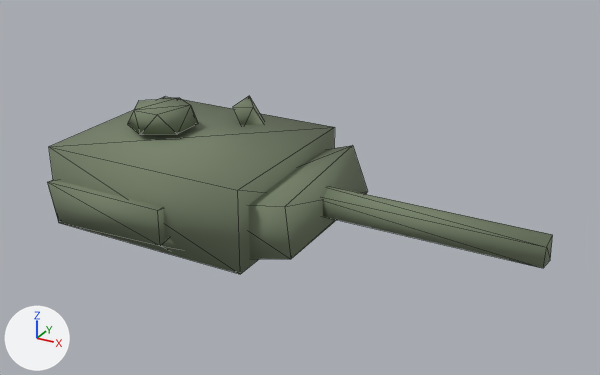
An edit to the glTF model assets/models/units/tank_turret.lod2.glb, drawn before and after from the same camera.
One viewpoint serves both versions: a 50 mm camera at (2.66, -3.88, 3.05) aimed at (0.53, -0.01, 1.12). Arrows for +X, +Y and +Z are at lower left; the lights stay in place. The picture after the commit comes second. Mesh edges are drawn as thin lines.
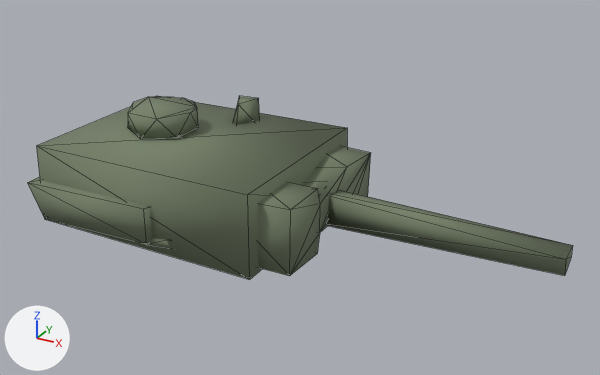
Boxes [x1, y1, x2, y2] around the edits, measured in the pictures (600 x 375 px):
'Mesh_0', reshaped (8% wider): before [47, 96, 552, 274]; after [28, 96, 573, 279]
part 1 of me_mesh_0, rebuilt (70% wider): before [47, 96, 368, 274]; after [28, 96, 573, 279]
part 2 of me_mesh_0, rebuilt (13% taller): before [128, 98, 198, 135]; after [128, 97, 198, 139]
part 3 of me_mesh_0, deleted: before [323, 186, 552, 268]
part 4 of me_mesh_0, added: after [233, 96, 260, 125]

The change in detail:
me_mesh_0 is used by ob_mesh_0; location (0.0, 0.0, 0.0).
me_mesh_0 had 70 vertices, 128 faces and spanned x -0.86..1.96, y -0.61..0.61, z 0.8..1.46.
me_mesh_0 now has 90 vertices, 168 faces and spans x -0.99..2.06, y -0.65..0.64, z 0.8..1.46.
me_mesh_0 part 1: the loose piece of 46 vertices spanning x -0.86..0.75, y -0.61..0.61, z 0.8..1.45 is rebuilt with 67 vertices and now spans x -0.99..2.06, y -0.65..0.64, z 0.8..1.3.
me_mesh_0 part 2: the loose piece of 12 vertices spanning x -0.64..-0.26, y -0.22..0.19, z 1.34..1.46 is rebuilt with 16 vertices and now spans x -0.67..-0.23, y -0.22..0.22, z 1.31..1.46.
me_mesh_0 part 3: the loose piece of 12 vertices spanning x 0.44..1.96, y -0.13..0.08, z 0.98..1.16 is deleted.
Part 4, on me_mesh_0:
7 vertices are added at x -0.18..-0.02, y 0.31..0.48, z 1.24..1.44.
10 new faces join them.
